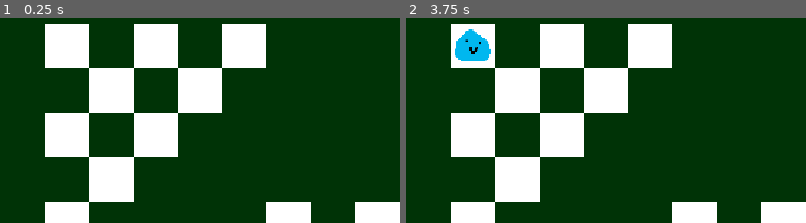
Above: before the commit, frames 1-2 (left to right).
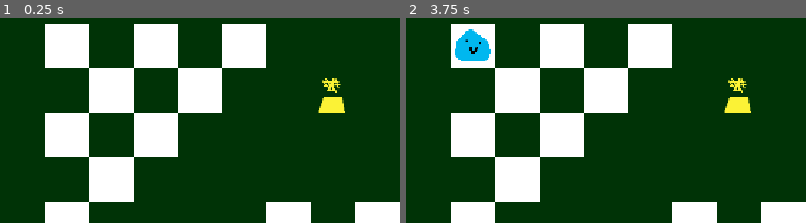
Above: after the commit, the same moments.

Repository: PeanutPiglet/SlimeTiming
Game: Godot game, scene res://levels/level0.tscn
The game is run twice, just before and just after one commit, with the same random seed, the same clock (stepped at 60 frames per second) and the same inputs.
Inputs:
- Up to frame 1 (0.25 s): no input
- Up to frame 2 (3.75 s): tap Enter at 0.5, 2, 3.5 s; tap Space at 1.25, 2.75 s; hold Down (ui_down) 1.28-2.03 s; hold Left (ui_left) from 3.53 s (still down)
The pictures show only the part of the screen within x 0-50%, y 0-50%; the shares and areas given below are measured in that part.

The runs differ from the first frame. In frame 1, 0.7% of the frame differs, in the area x 79-87%, y 29-47%; in frame 2, 0.7%.

Commit message:
feat: Explode functionality

Diff:
--- a/levels/level0.tscn
+++ b/levels/level0.tscn
@@ -1,7 +1,8 @@
 [gd_scene format=4 uid="uid://cnt3d5gfy8yp0"]
 
-[ext_resource type="Script" uid="uid://d1f2qo6m5k8js" path="res://levels/level.gd" id="1_7sc02"]
-[ext_resource type="PackedScene" uid="uid://b1rxcvtae7ibo" path="res://grid.tscn" id="2_4lkc1"]
+[ext_resource type="Script" uid="uid://d1f2qo6m5k8js" path="res://scripts/level.gd" id="1_7sc02"]
+[ext_resource type="PackedScene" uid="uid://b1rxcvtae7ibo" path="res://levels/grid.tscn" id="2_4lkc1"]
+[ext_resource type="PackedScene" uid="uid://bf2cy6mf34wyl" path="res://towers/zaptower.tscn" id="3_7sc02"]
 
 [node name="Level0" type="Node2D" unique_id=1507277628]
 script = ExtResource("1_7sc02")
@@ -9,3 +10,11 @@
 [node name="Grid" parent="." unique_id=1628908688 instance=ExtResource("2_4lkc1")]
 z_index = -1000
 tile_map_data = PackedByteArray("AAAAAAAAAQAAAAAAAAAAAAEAAQAAAAAAAAAAAAIAAQAAAAAAAAAAAAMAAQAAAAAAAAAAAAQAAQAAAAAAAAABAA …(2800 unchanged characters)…
+
+[node name="Spawn" type="Node2D" parent="." unique_id=1990253497]
+position = Vector2(64, 64)
+
+[node name="tower_list" type="Node2D" parent="." unique_id=1557023929]
+
+[node name="Zaptower" parent="tower_list" unique_id=1669962692 instance=ExtResource("3_7sc02")]
+position = Vector2(448, 128)
--- /dev/null
+++ b/scripts/explode_troop.gd
@@ -0,0 +1,13 @@
+class_name Explode_troop
+extends Troop
+
+func activate():
+	var towers = get_tree().current_scene.get_towers()
+	print(towers)
+	for to in towers:
+		var grid_pos = grid.local_to_map(position)
+		var targets = [grid_pos + Vector2i(1,0), grid_pos + Vector2i(-1,0), grid_pos + Vector2i(0,1), grid_pos + Vector2i(0,-1)]
+		if grid.local_to_map(to.position) in targets:
+			print(1)
+			to.queue_free()
+	queue_free()
--- a/levels/level.gd
+++ b/scripts/level.gd
@@ -4,7 +4,7 @@
 
 @onready var grid: TileMapLayer = $Grid
 
-const TROOP_SCENE = preload("res://troops/troop.tscn")
+const E_TROOP_SCENE = preload("res://troops/explode_troop.tscn")
 
 # Called when the node enters the scene tree for the first time.
 var troop_list: Node2D
@@ -24,14 +24,20 @@
 func _process(_delta):
 	if Input.is_action_just_pressed("ui_left"):
 		spawn()
+	if Input.is_action_just_pressed("ui_down"):
+		activate_explode()
 
 func spawn():
-	var t = TROOP_SCENE.instantiate()
-	t.global_position = Vector2(96,96)
+	var t = E_TROOP_SCENE.instantiate()
+	t.global_position = $Spawn.position
 	t.set_grid(grid)
 	troop_list.add_child(t)
 
 func _on_timer_timeout():
-	print(1)
 	for t in troop_list.get_children():
 		t.move()
+func activate_explode():
+	for t in troop_list.get_children():
+		t.activate()
+func get_towers():
+	return $tower_list.get_children()
--- a/troop.gd
+++ b/scripts/troop.gd
@@ -1,9 +1,11 @@
+class_name Troop
 extends Node2D
 
 var moveable = false
 var grid:TileMapLayer
 # Called when the node enters the scene tree for the first time.
 func _ready():
+	position = grid.map_to_local(grid.local_to_map(position))
 	#slight delay before can move
 	await get_tree().create_timer(0.25).timeout
 	moveable = true
@@ -18,4 +20,7 @@
 func move():
 	if moveable:
 		position.x += 64
-		print(grid.local_to_map(position))
+		position = grid.map_to_local(grid.local_to_map(position))
+
+func active():
+	pass
--- /dev/null
+++ b/towers/zaptower.tscn
@@ -0,0 +1,20 @@
+[gd_scene format=3 uid="uid://bf2cy6mf34wyl"]
+
+[ext_resource type="Texture2D" uid="uid://8t3s2yc61hqt" path="res://assets/zaptower.png" id="1_tk4ql"]
+
+[sub_resource type="SpriteFrames" id="SpriteFrames_0xmcs"]
+animations = [{
+"frames": [{
+"duration": 1.0,
+"texture": ExtResource("1_tk4ql")
+}],
+"loop": 1,
+"name": &"default",
+"speed": 5.0
+}]
+
+[node name="Zaptower" type="Node2D" unique_id=1669962692]
+
+[node name="AnimatedSprite2D" type="AnimatedSprite2D" parent="." unique_id=2141598221]
+sprite_frames = SubResource("SpriteFrames_0xmcs")
+centered = false
--- a/troops/troop.tscn
+++ b/troops/explode_troop.tscn
@@ -1,13 +1,13 @@
 [gd_scene format=3 uid="uid://beq1dbn4nc4kr"]
 
-[ext_resource type="Script" uid="uid://d3v2uxni8455s" path="res://troop.gd" id="1_5kdfg"]
-[ext_resource type="Texture2D" uid="uid://drn0fnw1km3fi" path="res://assets/pixil-frame-0 (18).png" id="2_5kdfg"]
+[ext_resource type="Script" uid="uid://dps5y65x15tl2" path="res://scripts/explode_troop.gd" id="1_yqhyb"]
+[ext_resource type="Texture2D" uid="uid://drn0fnw1km3fi" path="res://assets/pixil-frame-0 (18).png" id="2_a5135"]
 
 [sub_resource type="SpriteFrames" id="SpriteFrames_hkp47"]
 animations = [{
 "frames": [{
 "duration": 1.0,
-"texture": ExtResource("2_5kdfg")
+"texture": ExtResource("2_a5135")
 }],
 "loop": 1,
 "name": &"default",
@@ -15,7 +15,7 @@
 }]
 
 [node name="troop" type="Node2D" unique_id=1447375838]
-script = ExtResource("1_5kdfg")
+script = ExtResource("1_yqhyb")
 
 [node name="AnimatedSprite2D" type="AnimatedSprite2D" parent="." unique_id=1995517838]
 scale = Vector2(0.5, 0.5)
Not shown, added: assets/Ccat.png.import
Not shown, added: assets/Tthing.png.import
Not shown, added: assets/firetower.png.import
Not shown, added: assets/windtower.png.import
Not shown, added: assets/zaptower.png.import
Renamed: grid.tscn -> levels/grid.tscn
Not shown, added: scripts/explode_troop.gd.uid
Renamed: levels/level.gd.uid -> scripts/level.gd.uid
Renamed: troop.gd.uid -> scripts/troop.gd.uid
